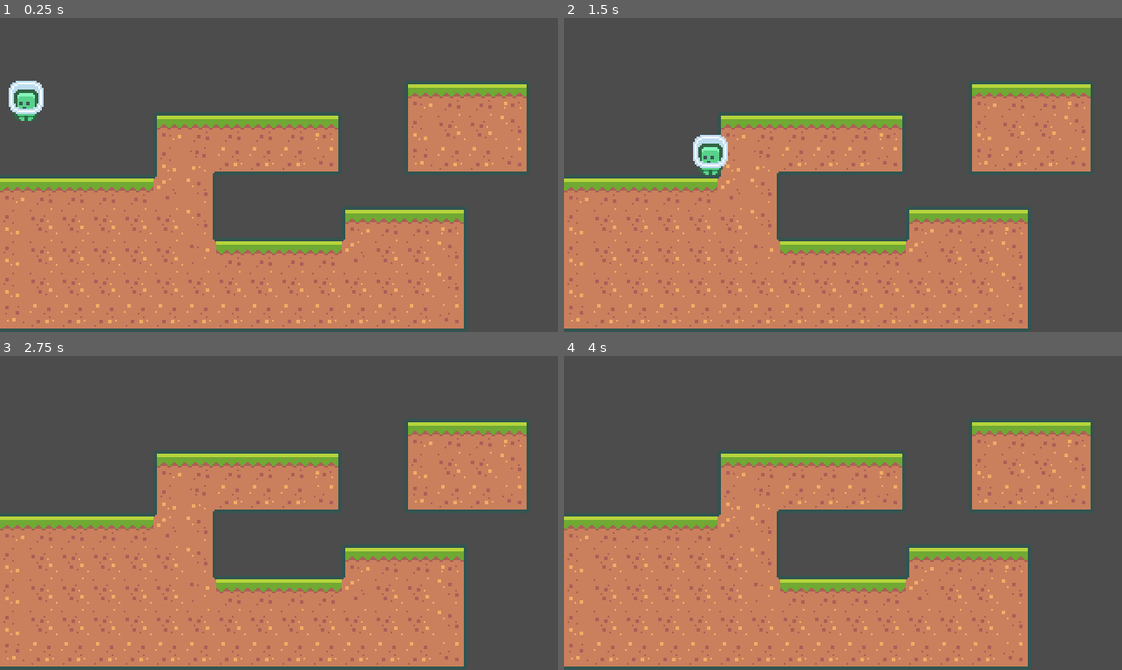
Above: before the commit, frames 1-4 (two rows, left to right).
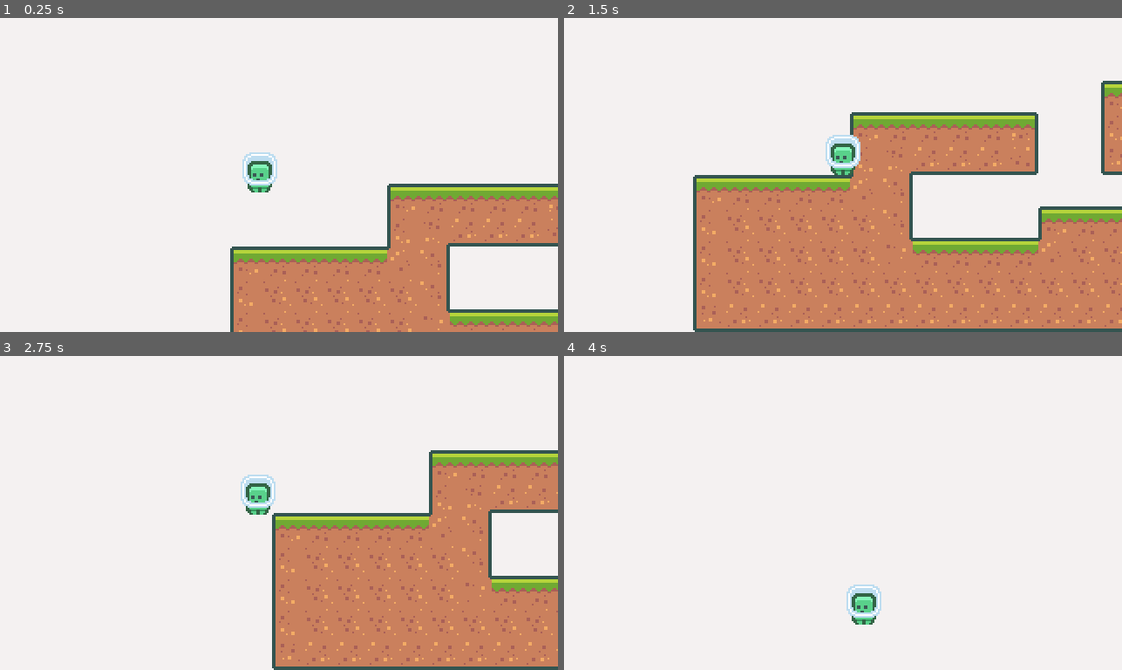
Above: after the commit, the same moments.

Repository: edivancamargo/2DPlatformerUdemy
Game: Godot game, scene res://scenes/Main.tscn
Two runs of this game, one before a commit and one after it. Both use one fixed random seed, a clock stepped at 60 frames per second and the inputs below.
Inputs:
- Up to frame 1 (0.25 s): no input
- Up to frame 2 (1.5 s): hold Right (move_right) from 0.53 s (still down); tap Space (jump) at 0.77 s
- Up to frame 3 (2.75 s): tap Space (jump) at 1.52 s; release Right (move_right) at 2.03 s; hold Left (move_left) from 2.03 s (still down)
- Up to frame 4 (4 s): release Left (move_left) at 2.78 s; hold Right (move_right) from 2.78 s (still down); tap Space (jump) at 3.02, 3.77 s

The runs differ from the first frame. In frame 1, 91% of the frame differs, in the area x 0-100%, y 0-100%; in frame 2, 81%; in frame 3, 89%; in frame 4, 100%.

Commit message:
Camera follows the player. Change background scene color via code

Diff:
--- /dev/null
+++ b/scenes/GameCamera/GameCamera.gd
@@ -0,0 +1,21 @@
+extends Camera2D
+
+export(Color, RGB) var backgroundColor
+
+onready var players = get_tree().get_nodes_in_group("Player")
+var player = null
+var targetPosition := Vector2.ZERO
+
+func _ready() -> void:
+	VisualServer.set_default_clear_color(backgroundColor)
+
+func _process(delta) -> void:
+	get_target_position()
+	global_position = lerp(targetPosition, global_position, pow(2, -15 * delta))
+
+func get_target_position() -> Vector2:
+	if players.size() > 0:
+		player = players[0]
+		targetPosition = player.global_position
+
+	return targetPosition
--- a/scenes/GameCamera/GameCamera.tscn
+++ b/scenes/GameCamera/GameCamera.tscn
@@ -1,4 +1,8 @@
-[gd_scene format=2]
+[gd_scene load_steps=2 format=2]
+
+[ext_resource path="res://scenes/GameCamera/GameCamera.gd" type="Script" id=1]
 
 [node name="GameCamera" type="Camera2D"]
 current = true
+script = ExtResource( 1 )
+backgroundColor = Color( 0.960784, 0.94902, 0.94902, 1 )
